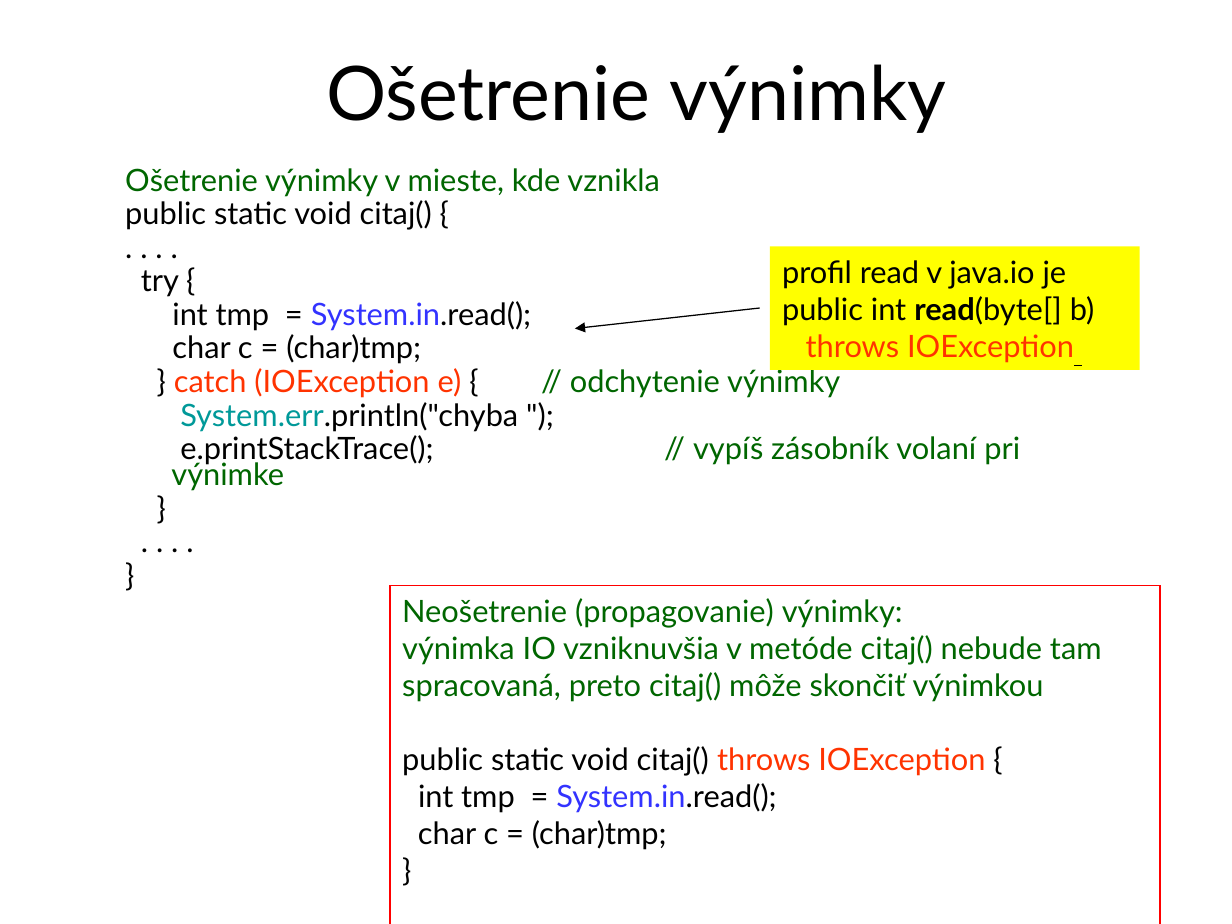
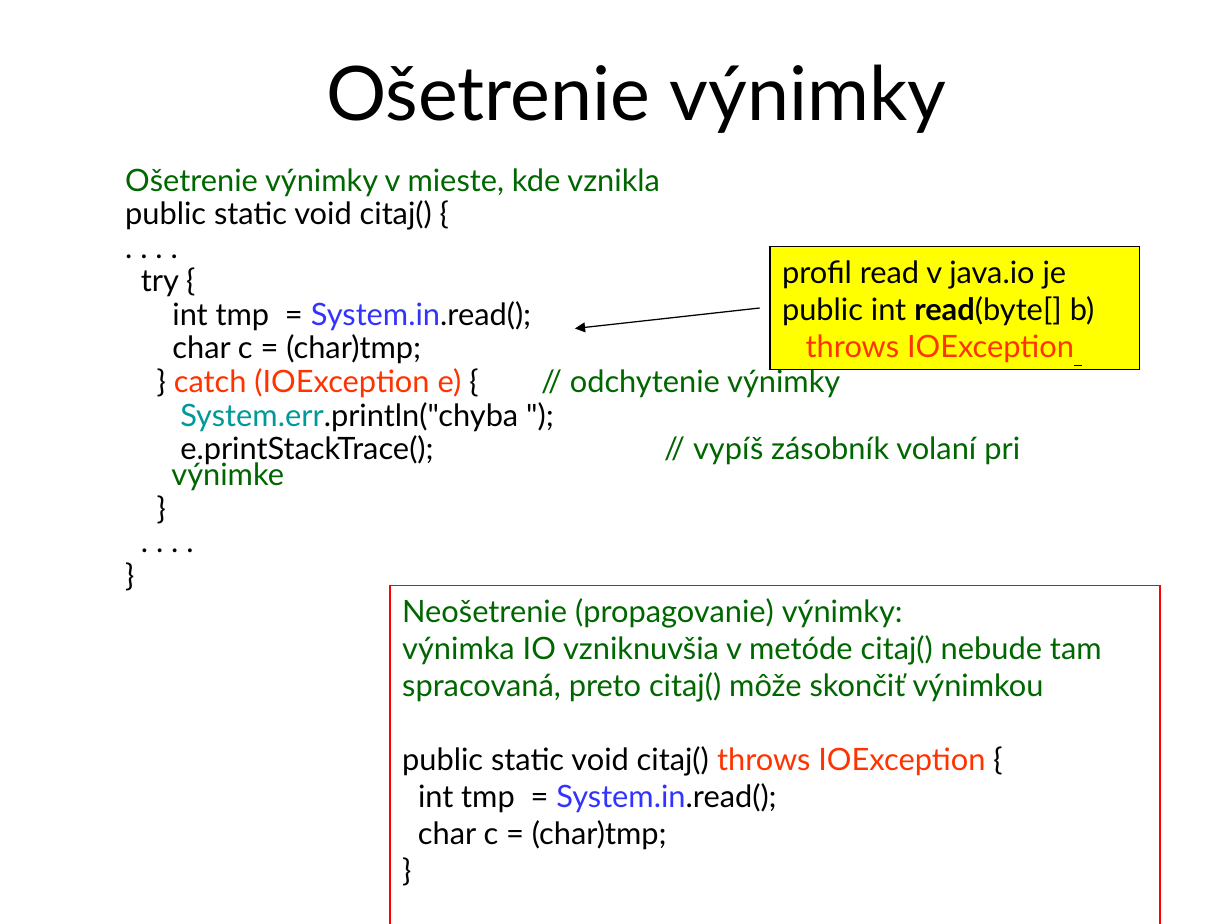
Before and after one commit to Programovanie4/Prednasky, a slide deck: slide 10 of 08/08_java.ppt. Drawn at 1232x924 pixels with LibreOffice and Linux fonts; fonts in the diff are those of the drawing. Boxes give left, top, right and bottom in pixels: in the first picture for what was removed or moved away, otherwise in the second. Text is boxed around its words. In the diff, an @@ line names an element or a change of style, - is before the commit and + after.

```diff
--- a/08/08_java.ppt
+++ b/08/08_java.ppt
@@ rectangle "profil read v java.io je" at [770,246,1140,370]: outline none to #000000 0.74 pt @@
```
Also in this commit, not shown: 4 other slides changed, 2 slides added, 2 other files.
